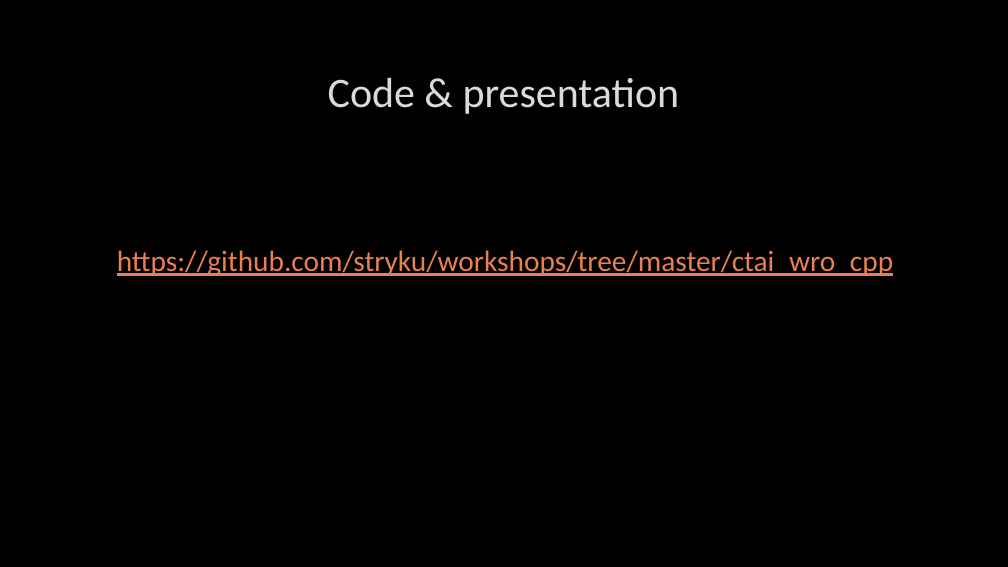
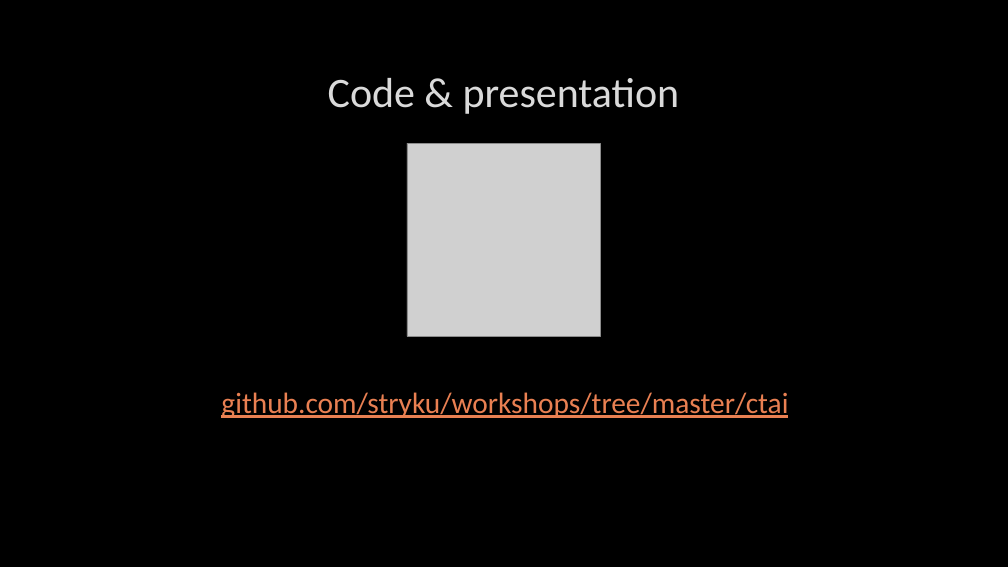
Before and after one commit to stryku/workshops, a slide deck: slide 14 of ctai-compile_time_assembly_interpreter.pptx (slide 15 before the commit). Drawn at 1008x567 pixels with LibreOffice and Linux fonts; fonts in the diff are those of the drawing; grey boxes stand for pictures; background and template pictures are left out. Boxes give left, top, right and bottom in pixels: in the first picture for what was removed or moved away, otherwise in the second. Text is boxed around its words. In the diff, an @@ line names an element or a change of style, - is before the commit and + after.

```diff
--- a/ctai-compile_time_assembly_interpreter.pptx
+++ b/ctai-compile_time_assembly_interpreter.pptx
@@ picture added at [407, 143, 600, 337] @@
@@ text at [221, 392, 788, 418]: text changed @@
-https://github.com/stryku/workshops/tree/master/ctai_wro_cpp
+github.com/stryku/workshops/tree/master/ctai
```
Also in this commit, not shown: 5 other slides changed.
